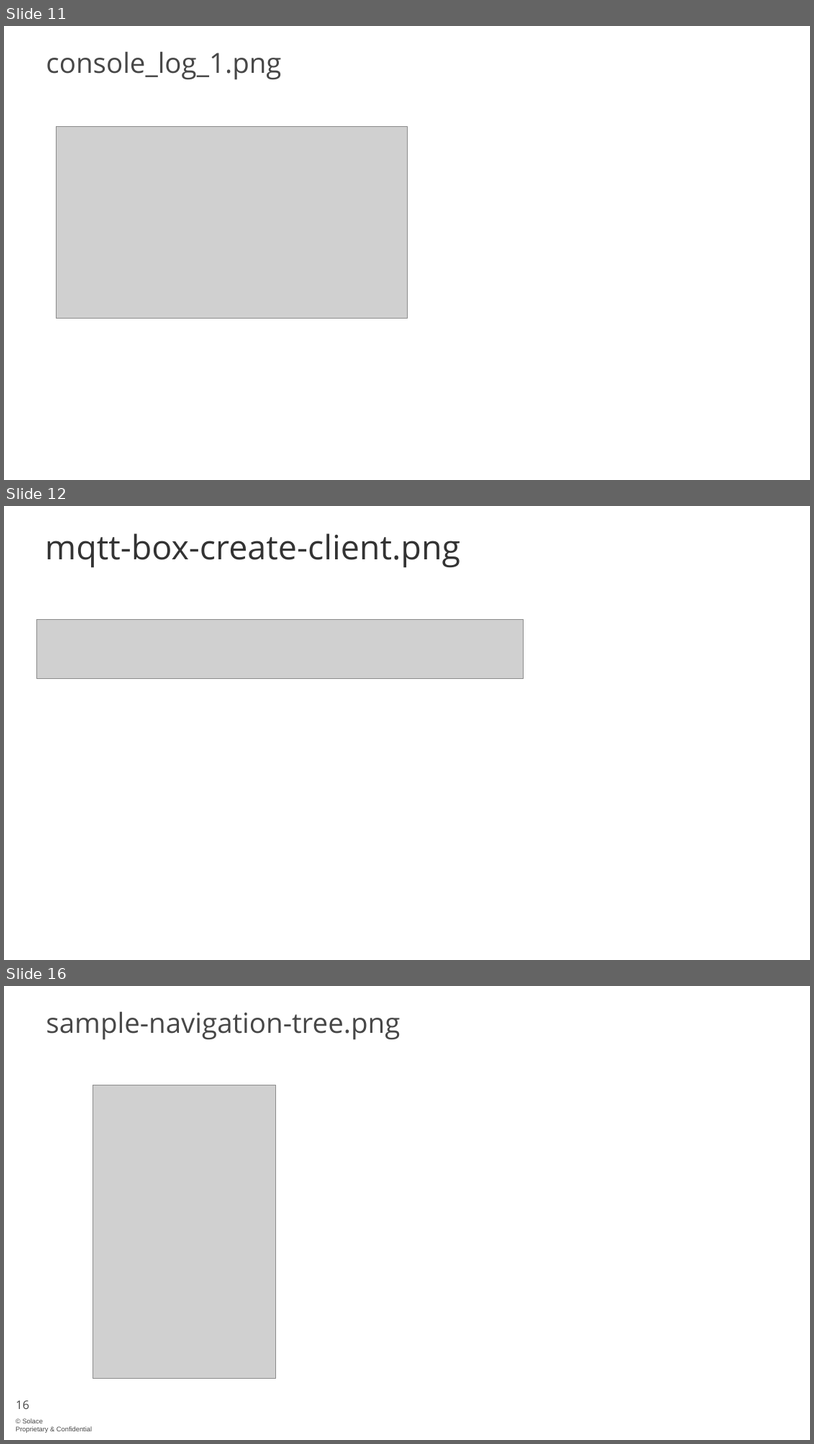
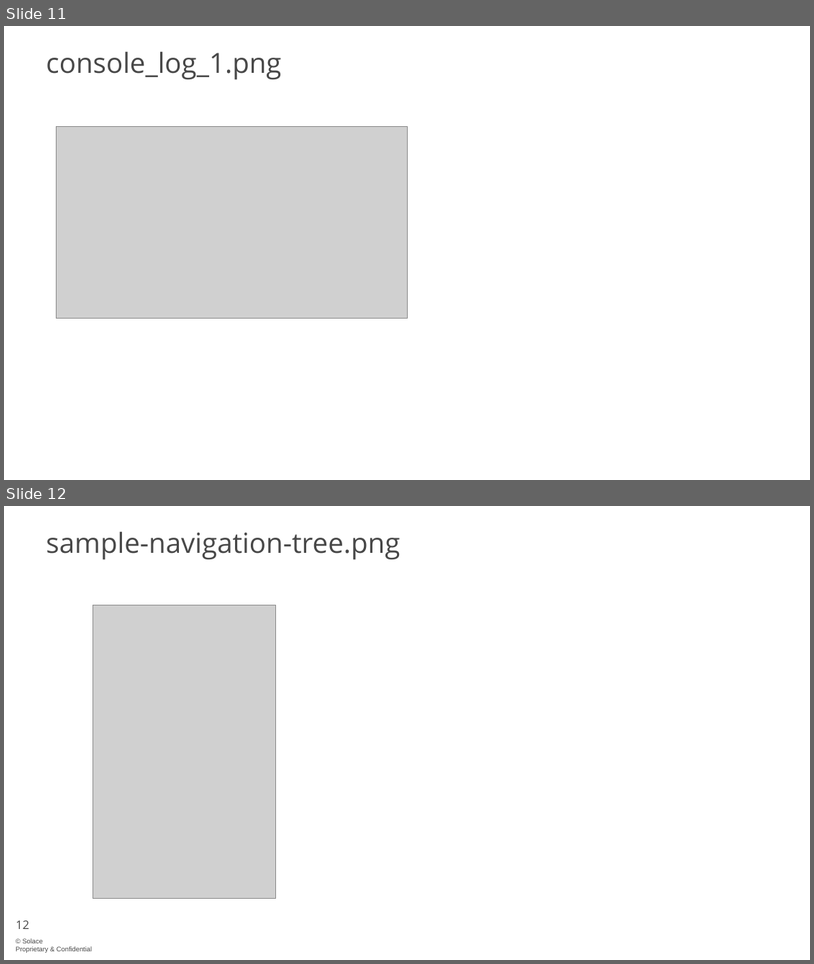
Before and after one commit to solace-iot-team/Bosch-IoT-Showcase, a slide deck: doc/images/Bosch-IoT-Showcase-picture-source.pptx. Shown one above the other, each under a label of ours: slides 11, 12 and 16 before the commit, slides 11 and 12 after it; the slides between them are not shown. The pictures are 814x1444 and 814x964 pixels, drawn with LibreOffice and Linux fonts; fonts in the diff are those of the drawing; grey boxes stand for pictures; background and template pictures are left out. Boxes give left, top, right and bottom in pixels: in the first picture for what was removed or moved away, otherwise in the second. Text is boxed around its words. In the diff, an @@ line names an element or a change of style, - is before the commit and + after.

```diff
--- a/doc/images/Bosch-IoT-Showcase-picture-source.pptx
+++ b/doc/images/Bosch-IoT-Showcase-picture-source.pptx
@@ slide 12 removed at (4, 506, 810, 960), background #FFFFFF @@
@@ title removed at (45, 533, 460, 567) @@
-mqtt-box-create-client.png
@@ picture removed at (36, 619, 523, 678) @@
@@ what was slide 16 is now slide 12 @@
@@ page number at (16, 920, 29, 929): text changed @@
-16
+12
```
Also in this commit, not shown: 1 slide changed, 3 other slides removed, 4 other files.
